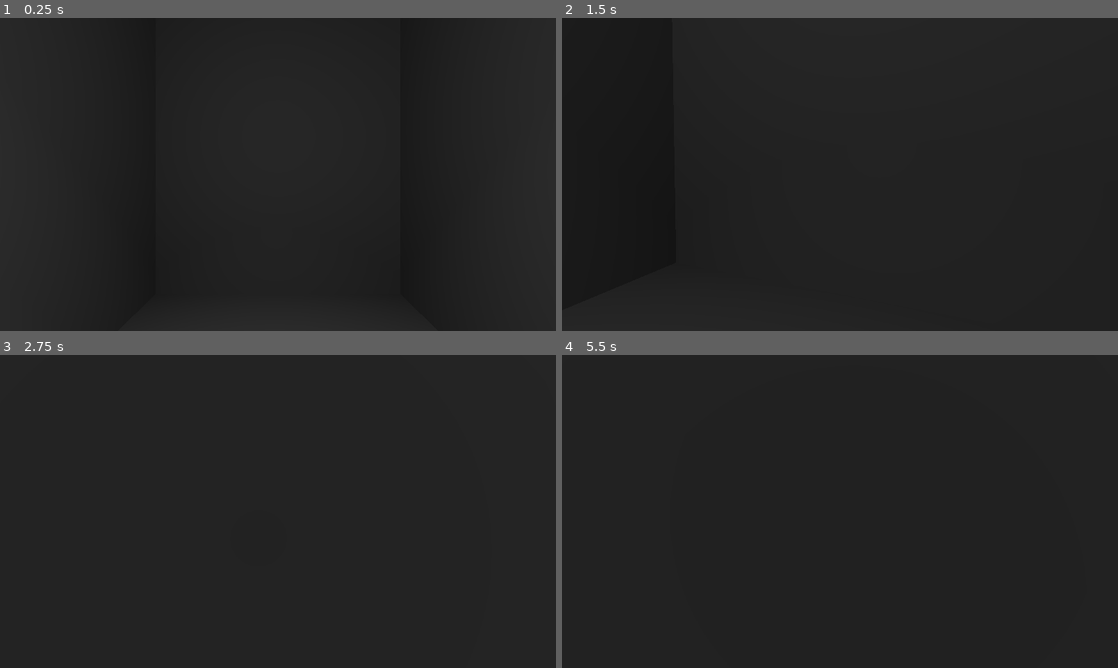
Above: before the commit, frames 1-4 (two rows, left to right).
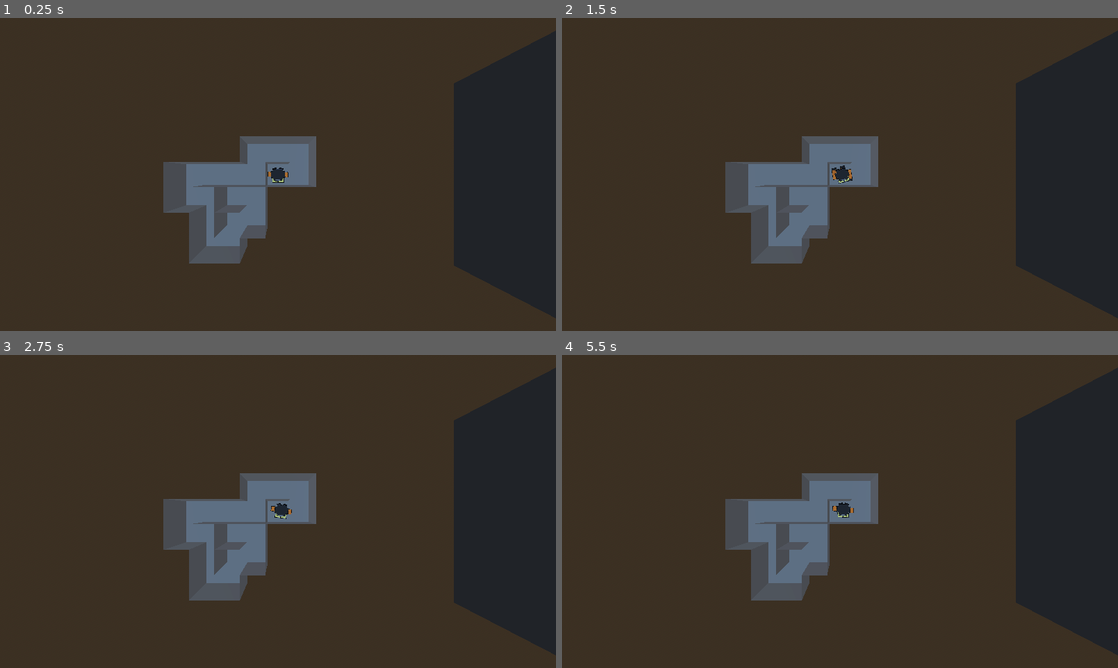
Above: after the commit, the same moments.

Repository: SavageMode123/Lethal-Company
Game: Godot game, scene res://main.tscn
Same seed, same stepped clock (60 frames per second), same inputs: the game is played once before the commit and once after it.
Inputs (mouse positions are in pixels of both pictures, inside the frame that each line leads up to):
- Up to frame 1 (0.25 s): no input
- Up to frame 2 (1.5 s): move the mouse to (867, 174) at 0.52 s; hold W (Forward) from 0.53 s (still down); tap C (Crouch) at 0.6 s; tap Space (Jump) at 0.77 s; tap Shift (Sprint) at 0.8, 1.35 s; move the mouse to (812, 174) at 1.27 s
- Up to frame 3 (2.75 s): keep holding W (Forward); tap Space (Jump) at 1.52 s; tap C (Crouch) at 1.55, 2.1 s; tap Enter at 2 s; move the mouse to (289, 505) at 2.02 s; tap Shift (Sprint) at 2.3 s
- Up to frame 4 (5.5 s): keep holding W (Forward); tap Space (Jump) at 2.75, 3.02, 3.77, 4.52, 5 s; move the mouse to (834, 517) at 2.77 s; tap E (Interact) at 2.85 s; tap C (Crouch) at 3.05, 4.35 s; tap Enter at 3.5 s; move the mouse to (878, 514) at 3.52 s; tap Shift (Sprint) at 3.6, 5.1 s; move the mouse to (795, 508) at 4.27 s; move the mouse to (845, 511) at 5.02 s

The runs differ from the first frame. In frame 1, 54% of the frame differs, in the area x 7-95%, y 0-100%; in frame 2, 59%; in frame 3, 26%; in frame 4, 78%, in the area x 0-100%, y 0-100%.

Commit message:
Started Procedural Generation

Diff:
--- a/Player.gd
+++ b/Player.gd
@@ -20,7 +20,7 @@
 
 func _ready() -> void:
 	Input.set_mouse_mode(Input.MOUSE_MODE_CAPTURED)
-	camera.set_current(true)
+	# camera.set_current(true)
 
 func _process(delta: float) -> void:
 	# Checking if Player is Moving
@@ -37,10 +37,9 @@
 		elif Input.get_mouse_mode() == Input.MOUSE_MODE_CAPTURED:
 				Input.set_mouse_mode(Input.MOUSE_MODE_VISIBLE)
 
-	var tween : Tween = create_tween().set_parallel(true)
-
 	# Sprinting
 	if Input.is_action_just_pressed("Sprint"):
+		var tween : Tween = create_tween().set_parallel(true)
 		sprinting = true
 		speed *= 1.25
 
@@ -48,6 +47,7 @@
 		tween.tween_property(camera, "fov", 90, 0.1)
 
 	elif Input.is_action_just_released("Sprint"):
+		var tween : Tween = create_tween().set_parallel(true)
 		sprinting = false
 		speed = 5
 
@@ -56,6 +56,7 @@
 
 	# Crouching
 	if Input.is_action_just_pressed("Crouch") and not crouching:
+		var tween : Tween = create_tween().set_parallel(true)
 		crouching = true
 		speed *= 0.75
 
@@ -65,6 +66,7 @@
 		tween.tween_property(self, "scale", Vector3(scale.x, scale.y-CROUCH_AMOUNT, scale.z), 0.1)
 
 	elif Input.is_action_just_pressed("Crouch") and crouching:
+		var tween : Tween = create_tween().set_parallel(true)
 		crouching = false
 		speed = 5
 
--- a/ProceduralGenerator.gd
+++ b/ProceduralGenerator.gd
@@ -1,12 +1,85 @@
 extends Node3D
 
-@export var hallway: StaticBody3D
+@export var Hallways: Node3D
+@export var Rooms: Node3D
+@export var Root: Node3D
+
+var rng: RandomNumberGenerator = RandomNumberGenerator.new()
 
 # Called when the node enters the scene tree for the first time.
 func _ready() -> void:
-	pass # Replace with function body.
+	generateMap(Vector3i(0, 0, 0))
 
 
 # Called every frame. 'delta' is the elapsed time since the previous frame.
-func _process(delta: float) -> void:
+func _process(_delta: float) -> void:
 	pass
+
+func generateMap(origin_chunk: Vector3i) -> void:
+	var chunk_pos: Array = [origin_chunk]
+	var cur_pos: Vector3i = origin_chunk
+	var cur_dir: Vector3i = Vector3i.FORWARD
+
+	for i in range(100):
+		var directions: Array[Vector3i] = [Vector3i.FORWARD, Vector3i.BACK, Vector3i.LEFT, Vector3i.RIGHT]
+		directions.shuffle()
+		cur_dir = directions.pop_front()
+
+		if cur_pos + cur_dir in chunk_pos:
+			continue
+
+		cur_pos += cur_dir
+		chunk_pos.append(cur_pos)
+
+	for index in range(len(chunk_pos)):
+		var object: Node3D = Hallways.get_node("V2").duplicate()
+		object.position = chunk_pos[index]
+		Root.call_deferred("add_child", object)
+
+		if index != 0:
+			var prev_pos: Vector3i = chunk_pos[index-1]
+			var dir: Vector3 = Vector3(prev_pos.x, prev_pos.y, prev_pos.z).direction_to(chunk_pos[index])
+
+			if dir == Vector3.BACK:
+				object.get_node("Wall").call_deferred("queue_free")
+			elif dir == Vector3.FORWARD:
+				object.get_node("Wall4").call_deferred("queue_free")
+			elif dir == Vector3.LEFT:
+				object.get_node("Wall2").call_deferred("queue_free")
+			elif dir == Vector3.RIGHT:
+				object.get_node("Wall3").call_deferred("queue_free")
+
+			print(dir)
+			# var result: Dictionary = send_raycast(prev_pos, chunk_pos[index])
+			# if result != {}:
+			# 	print(result.collider)
+			# 	result.collider.queue_free()
+
+
+		if index + 1 != len(chunk_pos):
+			var next_pos: Vector3i = chunk_pos[index+1]
+			var dir: Vector3 = Vector3(next_pos.x, next_pos.y, next_pos.z).direction_to(chunk_pos[index])
+
+			if dir == Vector3.BACK:
+				object.get_node("Wall").call_deferred("queue_free")
+			elif dir == Vector3.FORWARD:
+				object.get_node("Wall4").call_deferred("queue_free")
+			elif dir == Vector3.RIGHT:
+				object.get_node("Wall3").call_deferred("queue_free")
+			elif dir == Vector3.LEFT:
+				object.get_node("Wall2").call_deferred("queue_free")
+
+			print(dir)
+			# var result: Dictionary = send_raycast(chunk_pos[index], next_pos)
+			# if result != {}:
+			# 	print(result.collider)
+			# 	result.collider.queue_free()
+		# print(object.position)
+
+func send_raycast(from: Vector3i, to: Vector3i) -> Dictionary:
+	var space_state: PhysicsDirectSpaceState3D = get_world_3d().direct_space_state
+	var query: PhysicsRayQueryParameters3D= PhysicsRayQueryParameters3D.create(from, to, 1, [Root.get_node("Players").get_node("Player")])
+	query.collide_with_areas = true
+
+	var result: Dictionary = space_state.intersect_ray(query)
+	return result
--- a/main.tscn
+++ b/main.tscn
@@ -1,11 +1,24 @@
-[gd_scene load_steps=23 format=3 uid="uid://cmcut6gpk4u04"]
-
-[ext_resource type="PackedScene" uid="uid://dwl20mfyhkdyq" path="res://player.tscn" id="1_h55wo"]
+[gd_scene load_steps=38 format=3 uid="uid://cmcut6gpk4u04"]
+
+[ext_resource type="PackedScene" uid="uid://phecaduey8j4" path="res://player.tscn" id="1_h55wo"]
 [ext_resource type="Script" path="res://Elevator.gd" id="2_qana8"]
 [ext_resource type="Texture2D" uid="uid://blude7e8oag3j" path="res://low_poly_emergency_button/textures/Material.002_baseColor.png" id="3_m1li0"]
 [ext_resource type="Texture2D" uid="uid://g8d5s6ylm30t" path="res://low_poly_emergency_button/textures/Material.002_metallicRoughness.png" id="4_ftsml"]
 [ext_resource type="Texture2D" uid="uid://bf7y3q5plpayd" path="res://low_poly_emergency_button/textures/Material.002_normal.png" id="5_4k8ko"]
 [ext_resource type="Script" path="res://ProceduralGenerator.gd" id="6_x11xo"]
+
+[sub_resource type="ProceduralSkyMaterial" id="ProceduralSkyMaterial_p50nl"]
+sky_horizon_color = Color(0.64625, 0.65575, 0.67075, 1)
+ground_horizon_color = Color(0.64625, 0.65575, 0.67075, 1)
+
+[sub_resource type="Sky" id="Sky_0q70e"]
+sky_material = SubResource("ProceduralSkyMaterial_p50nl")
+
+[sub_resource type="Environment" id="Environment_by3nm"]
+background_mode = 2
+sky = SubResource("Sky_0q70e")
+tonemap_mode = 2
+glow_enabled = true
 
 [sub_resource type="BoxShape3D" id="BoxShape3D_r5elr"]
 
@@ -192,9 +205,54 @@
 blend_shape_mode = 0
 shadow_mesh = SubResource("ArrayMesh_sfp50")
 
+[sub_resource type="ConcavePolygonShape3D" id="ConcavePolygonShape3D_y1kjn"]
+data = PackedVector3Array(0.5, 0, 0.5, -0.5, 0, 0.5, 0.5, 0, -0.5, -0.5, 0, 0.5, -0.5, 0, -0.5, 0.5, 0, -0.5)
+
+[sub_resource type="BoxMesh" id="BoxMesh_2rwfc"]
+size = Vector3(1, 2.08165e-12, 1)
+
+[sub_resource type="ConcavePolygonShape3D" id="ConcavePolygonShape3D_30hr4"]
+data = PackedVector3Array(0.5, 0, 1, -0.5, 0, 1, 0.5, 0, -1, -0.5, 0, 1, -0.5, 0, -1, 0.5, 0, -1)
+
+[sub_resource type="BoxMesh" id="BoxMesh_ycm7w"]
+size = Vector3(1, 2.08165e-12, 2)
+
+[sub_resource type="ConcavePolygonShape3D" id="ConcavePolygonShape3D_jkkvb"]
+data = PackedVector3Array(0.5, 0, 1, -0.5, 0, 1, 0.5, 0, -1, -0.5, 0, 1, -0.5, 0, -1, 0.5, 0, -1)
+
+[sub_resource type="BoxMesh" id="BoxMesh_q16gt"]
+size = Vector3(1, 2.08165e-12, 2)
+
+[sub_resource type="ConcavePolygonShape3D" id="ConcavePolygonShape3D_bc64e"]
+data = PackedVector3Array(0.5, 0, 1, -0.5, 0, 1, 0.5, 0, -1, -0.5, 0, 1, -0.5, 0, -1, 0.5, 0, -1)
+
+[sub_resource type="BoxMesh" id="BoxMesh_12vcv"]
+size = Vector3(1, 2.08165e-12, 2)
+
+[sub_resource type="ConcavePolygonShape3D" id="ConcavePolygonShape3D_be3t4"]
+data = PackedVector3Array(0.5, 0, 1, -0.5, 0, 1, 0.5, 0, -1, -0.5, 0, 1, -0.5, 0, -1, 0.5, 0, -1)
+
+[sub_resource type="BoxMesh" id="BoxMesh_ned7l"]
+size = Vector3(1, 2.08165e-12, 2)
+
+[sub_resource type="ConcavePolygonShape3D" id="ConcavePolygonShape3D_sq1f3"]
+data = PackedVector3Array(0.5, 0, 0.5, -0.5, 0, 0.5, 0.5, 0, -0.5, -0.5, 0, 0.5, -0.5, 0, -0.5, 0.5, 0, -0.5)
+
+[sub_resource type="BoxMesh" id="BoxMesh_dy5gb"]
+size = Vector3(1, 2.08165e-12, 1)
+
 [node name="Main" type="Node3D"]
 
+[node name="WorldEnvironment" type="WorldEnvironment" parent="."]
+environment = SubResource("Environment_by3nm")
+
+[node name="Players" type="Node3D" parent="."]
+
+[node name="Player" parent="Players" instance=ExtResource("1_h55wo")]
+transform = Transform3D(1, 0, 0, 0, 1, 0, 0, 0, 1, 2.08165e-12, 2.08165e-12, 2.08165e-12)
+
 [node name="Elevator" type="Node3D" parent="." node_paths=PackedStringArray("Players")]
+transform = Transform3D(-1, 3.48787e-16, -8.74228e-08, 3.48787e-16, 1, -3.48787e-16, 8.74228e-08, -3.48787e-16, -1, 0, 0, 35.699)
 script = ExtResource("2_qana8")
 Players = NodePath("../Players")
 
@@ -305,92 +363,164 @@
 light_energy = 1.566
 omni_range = 11.626
 
-[node name="Hallway" type="Node3D" parent="."]
+[node name="ProceduralGenerator" type="Node3D" parent="." node_paths=PackedStringArray("Hallways", "Rooms", "Root")]
+script = ExtResource("6_x11xo")
+Hallways = NodePath("../Hallways")
+Rooms = NodePath("../Rooms")
+Root = NodePath("..")
+
+[node name="Rooms" type="Node3D" parent="."]
+
+[node name="Hallways" type="Node3D" parent="."]
+
+[node name="V1" type="Node3D" parent="Hallways"]
 transform = Transform3D(1, 0, 0, 0, 1, 0, 0, 0, 1, 11.2142, 0, 0)
 
-[node name="Floor" type="StaticBody3D" parent="Hallway"]
+[node name="Floor" type="StaticBody3D" parent="Hallways/V1"]
 transform = Transform3D(5.075, 0, 0, 0, 0.049, 0, 0, 0, 8.949, 2.08165e-12, 2.08165e-12, 2.08165e-12)
 
-[node name="CollisionShape3D" type="CollisionShape3D" parent="Hallway/Floor"]
-shape = SubResource("BoxShape3D_r5elr")
-
-[node name="MeshInstance3D" type="MeshInstance3D" parent="Hallway/Floor/CollisionShape3D"]
-mesh = SubResource("BoxMesh_wultg")
-
-[node name="Roof" type="StaticBody3D" parent="Hallway"]
+[node name="CollisionShape3D" type="CollisionShape3D" parent="Hallways/V1/Floor"]
+shape = SubResource("BoxShape3D_r5elr")
+
+[node name="MeshInstance3D" type="MeshInstance3D" parent="Hallways/V1/Floor/CollisionShape3D"]
+mesh = SubResource("BoxMesh_wultg")
+
+[node name="Roof" type="StaticBody3D" parent="Hallways/V1"]
 transform = Transform3D(5.075, 0, 0, 0, 0.049, 0, 0, 0, 8.949, 2.08165e-12, 8.9, 2.08165e-12)
 
-[node name="CollisionShape3D" type="CollisionShape3D" parent="Hallway/Roof"]
-shape = SubResource("BoxShape3D_r5elr")
-
-[node name="MeshInstance3D" type="MeshInstance3D" parent="Hallway/Roof/CollisionShape3D"]
-mesh = SubResource("BoxMesh_wultg")
-
-[node name="Connector" type="StaticBody3D" parent="Hallway"]
+[node name="CollisionShape3D" type="CollisionShape3D" parent="Hallways/V1/Roof"]
+shape = SubResource("BoxShape3D_r5elr")
+
+[node name="MeshInstance3D" type="MeshInstance3D" parent="Hallways/V1/Roof/CollisionShape3D"]
+mesh = SubResource("BoxMesh_wultg")
+
+[node name="Connector" type="StaticBody3D" parent="Hallways/V1"]
 transform = Transform3D(5.07462, 0, 0, 0, -2.13906e-09, 8.94905, 0, -0.0489359, -3.91175e-07, 2.08165e-12, 4.45, 4.48894)
 
-[node name="CollisionShape3D" type="CollisionShape3D" parent="Hallway/Connector"]
+[node name="CollisionShape3D" type="CollisionShape3D" parent="Hallways/V1/Connector"]
 visible = false
 shape = SubResource("BoxShape3D_r5elr")
 disabled = true
 
-[node name="MeshInstance3D" type="MeshInstance3D" parent="Hallway/Connector/CollisionShape3D"]
-mesh = SubResource("BoxMesh_wultg")
-
-[node name="Connector2" type="StaticBody3D" parent="Hallway"]
+[node name="MeshInstance3D" type="MeshInstance3D" parent="Hallways/V1/Connector/CollisionShape3D"]
+mesh = SubResource("BoxMesh_wultg")
+
+[node name="Connector2" type="StaticBody3D" parent="Hallways/V1"]
 transform = Transform3D(5.07462, -2.23668e-28, 1.78792e-33, 0, -2.13906e-09, -8.94905, 2.31942e-26, 0.0489359, -3.91175e-07, 2.08165e-12, 4.45, -4.46)
 
-[node name="CollisionShape3D" type="CollisionShape3D" parent="Hallway/Connector2"]
+[node name="CollisionShape3D" type="CollisionShape3D" parent="Hallways/V1/Connector2"]
 visible = false
 shape = SubResource("BoxShape3D_r5elr")
 disabled = true
 
-[node name="MeshInstance3D" type="MeshInstance3D" parent="Hallway/Connector2/CollisionShape3D"]
+[node name="MeshInstance3D" type="MeshInstance3D" parent="Hallways/V1/Connector2/CollisionShape3D"]
 transform = Transform3D(1, -7.92088e-21, 3.1594e-31, 7.92088e-21, 1, -6.07153e-18, -3.1594e-31, 6.07153e-18, 1, 0, 0, 0)
 mesh = SubResource("BoxMesh_wultg")
 
-[node name="Wall2" type="StaticBody3D" parent="Hallway"]
+[node name="Wall2" type="StaticBody3D" parent="Hallways/V1"]
 transform = Transform3D(-3.91173e-07, -0.049, -3.91173e-07, 0, -2.14186e-09, 8.949, -8.949, 2.14186e-09, 1.70987e-14, 2.538, 4.45, 2.08165e-12)
 
-[node name="CollisionShape3D" type="CollisionShape3D" parent="Hallway/Wall2"]
-shape = SubResource("BoxShape3D_r5elr")
-
-[node name="MeshInstance3D" type="MeshInstance3D" parent="Hallway/Wall2/CollisionShape3D"]
-mesh = SubResource("BoxMesh_wultg")
-
-[node name="Wall3" type="StaticBody3D" parent="Hallway"]
+[node name="CollisionShape3D" type="CollisionShape3D" parent="Hallways/V1/Wall2"]
+shape = SubResource("BoxShape3D_r5elr")
+
+[node name="MeshInstance3D" type="MeshInstance3D" parent="Hallways/V1/Wall2/CollisionShape3D"]
+mesh = SubResource("BoxMesh_wultg")
+
+[node name="Wall3" type="StaticBody3D" parent="Hallways/V1"]
 transform = Transform3D(-3.91173e-07, -0.049, -3.91173e-07, 0, -2.14186e-09, 8.949, -8.949, 2.14186e-09, 1.70987e-14, -2.538, 4.45, 2.08165e-12)
 
-[node name="CollisionShape3D" type="CollisionShape3D" parent="Hallway/Wall3"]
-shape = SubResource("BoxShape3D_r5elr")
-
-[node name="MeshInstance3D" type="MeshInstance3D" parent="Hallway/Wall3/CollisionShape3D"]
-mesh = SubResource("BoxMesh_wultg")
-
-[node name="Light" type="SpotLight3D" parent="Hallway"]
+[node name="CollisionShape3D" type="CollisionShape3D" parent="Hallways/V1/Wall3"]
+shape = SubResource("BoxShape3D_r5elr")
+
+[node name="MeshInstance3D" type="MeshInstance3D" parent="Hallways/V1/Wall3/CollisionShape3D"]
+mesh = SubResource("BoxMesh_wultg")
+
+[node name="Light" type="SpotLight3D" parent="Hallways/V1"]
 transform = Transform3D(1, -6.97574e-16, -1.5246e-23, -1.5246e-23, -4.37114e-08, 1, -6.97574e-16, -1, -4.37114e-08, -0.0820077, 8.54226, 0.280514)
 light_energy = 3.667
 spot_range = 22.686
 spot_angle = 33.41
 
-[node name="Light3" type="SpotLight3D" parent="Hallway"]
+[node name="Light3" type="SpotLight3D" parent="Hallways/V1"]
 transform = Transform3D(1, -6.97574e-16, -1.5246e-23, -1.5246e-23, -4.37114e-08, 1, -6.97574e-16, -1, -4.37114e-08, -1.97367, 5.16601, 0.280514)
 light_energy = 3.667
 spot_range = 22.686
 spot_angle = 33.41
 
-[node name="Light4" type="OmniLight3D" parent="Hallway"]
+[node name="Light4" type="OmniLight3D" parent="Hallways/V1"]
 transform = Transform3D(1, 0, 0, 0, 1, 0, 0, 0, 1, 0, 3.21818, 0)
 light_energy = 1.566
 omni_range = 11.626
 
-[node name="Players" type="Node3D" parent="."]
-
-[node name="Player" parent="Players" instance=ExtResource("1_h55wo")]
-transform = Transform3D(1, 0, 0, 0, 1, 0, 0, 0, 1, 0, 1.30365, 0)
+[node name="V2" type="Node3D" parent="Hallways"]
+transform = Transform3D(1, 0, 0, 0, 1, 0, 0, 0, 1, 10.5604, 2.08165e-12, 10.4317)
+
+[node name="Floor" type="StaticBody3D" parent="Hallways/V2"]
+
+[node name="CollisionShape3D" type="CollisionShape3D" parent="Hallways/V2/Floor"]
+shape = SubResource("ConcavePolygonShape3D_y1kjn")
+
+[node name="MeshInstance3D" type="MeshInstance3D" parent="Hallways/V2/Floor/CollisionShape3D"]
+transform = Transform3D(1, 0, 0, 0, 1, 0, 0, 0, 1, 2.08165e-12, 2.08165e-12, 2.08165e-12)
+mesh = SubResource("BoxMesh_2rwfc")
+skeleton = NodePath("../../..")
+
+[node name="Wall" type="StaticBody3D" parent="Hallways/V2"]
+transform = Transform3D(1, 0, -1.5246e-23, -1.5246e-23, -4.37114e-08, -1, 0, 1, -4.37114e-08, 2.08165e-12, 1, -0.5)
+
+[node name="CollisionShape3D" type="CollisionShape3D" parent="Hallways/V2/Wall"]
+shape = SubResource("ConcavePolygonShape3D_30hr4")
+
+[node name="Wall" type="MeshInstance3D" parent="Hallways/V2/Wall/CollisionShape3D"]
+transform = Transform3D(1, -5.43177e-38, -1.57772e-30, -4.70198e-38, 1, 0, 0, -9.47312e-16, 1, 0, 0, 0)
+mesh = SubResource("BoxMesh_ycm7w")
+skeleton = NodePath("../../..")
+
+[node name="Wall2" type="StaticBody3D" parent="Hallways/V2"]
+transform = Transform3D(-4.37114e-08, -1, -1.5246e-23, -4.37114e-08, 1.91069e-15, -1, 1, -4.37114e-08, -4.37114e-08, 0.5, 1, 0)
+
+[node name="CollisionShape3D" type="CollisionShape3D" parent="Hallways/V2/Wall2"]
+shape = SubResource("ConcavePolygonShape3D_jkkvb")
+
+[node name="Wall2" type="MeshInstance3D" parent="Hallways/V2/Wall2/CollisionShape3D"]
+transform = Transform3D(1, -3.55271e-15, -3.55271e-15, 0, 1, 5.72535e-23, 0, 5.72535e-23, 1, 0, 0, 0)
+mesh = SubResource("BoxMesh_q16gt")
+skeleton = NodePath("../../..")
+
+[node name="Wall3" type="StaticBody3D" parent="Hallways/V2"]
+transform = Transform3D(-4.37114e-08, 1, -4.37114e-08, -1.5246e-23, -4.37114e-08, -1, -1, -4.37114e-08, 1.91069e-15, -0.5, 1, 0)
+
+[node name="CollisionShape3D" type="CollisionShape3D" parent="Hallways/V2/Wall3"]
+shape = SubResource("ConcavePolygonShape3D_bc64e")
+
+[node name="Wall3" type="MeshInstance3D" parent="Hallways/V2/Wall3/CollisionShape3D"]
+transform = Transform3D(1, -3.55271e-15, 0, 3.55271e-15, 1, 3.55271e-15, 0, -8.35188e-23, 1, 0, 0, 0)
+mesh = SubResource("BoxMesh_12vcv")
+skeleton = NodePath("../../..")
+
+[node name="Wall4" type="StaticBody3D" parent="Hallways/V2"]
+transform = Transform3D(-1, -8.74228e-08, 3.82137e-15, -1.5246e-23, -4.37114e-08, -1, 8.74228e-08, -1, 4.37114e-08, 2.08165e-12, 1, 0.5)
+
+[node name="CollisionShape3D" type="CollisionShape3D" parent="Hallways/V2/Wall4"]
+shape = SubResource("ConcavePolygonShape3D_be3t4")
+
+[node name="Wall4" type="MeshInstance3D" parent="Hallways/V2/Wall4/CollisionShape3D"]
+transform = Transform3D(1, -9.00005e-15, 1.5785e-24, 3.78925e-15, 1, 1.89462e-15, 1.99238e-22, -4.50003e-15, 1, 0, 0, 0)
+mesh = SubResource("BoxMesh_ned7l")
+skeleton = NodePath("../../..")
+
+[node name="Roof" type="StaticBody3D" parent="Hallways/V2"]
+transform = Transform3D(-1, 8.74228e-08, 3.48787e-16, -8.74228e-08, -1, -3.48787e-16, 3.48787e-16, -3.48787e-16, 1, 2.08165e-12, 2, 0)
+visible = false
+
+[node name="CollisionShape3D" type="CollisionShape3D" parent="Hallways/V2/Roof"]
+shape = SubResource("ConcavePolygonShape3D_sq1f3")
+
+[node name="Roof" type="MeshInstance3D" parent="Hallways/V2/Roof/CollisionShape3D"]
+transform = Transform3D(1, -1.21652e-31, 0, -1.21652e-31, 1, 0, 0, 0, 1, 0, 0, 0)
+mesh = SubResource("BoxMesh_dy5gb")
+skeleton = NodePath("../../..")
 
 [node name="Camera3D" type="Camera3D" parent="."]
-transform = Transform3D(-4.37114e-08, 3.48787e-16, 1, 3.48787e-16, 1, -3.48787e-16, -1, 3.48787e-16, -4.37114e-08, 1.89978, 1.07424, 0)
-
-[node name="ProceduralGenerator" type="Node3D" parent="."]
-script = ExtResource("6_x11xo")
+transform = Transform3D(1, -6.97574e-16, -1.5246e-23, -1.5246e-23, -4.37114e-08, 1, -6.97574e-16, -1, -4.37114e-08, 2.08165e-12, 10, 2.08165e-12)
+current = true
--- a/player.tscn
+++ b/player.tscn
@@ -1,11 +1,7 @@
-[gd_scene load_steps=7 format=3 uid="uid://dwl20mfyhkdyq"]
+[gd_scene load_steps=5 format=3 uid="uid://phecaduey8j4"]
 
 [ext_resource type="Script" path="res://Player.gd" id="1_5c3k4"]
 [ext_resource type="PackedScene" uid="uid://c05cdv073jpda" path="res://employee.tscn" id="3_pn4p7"]
-
-[sub_resource type="CapsuleShape3D" id="CapsuleShape3D_nuarl"]
-
-[sub_resource type="CapsuleMesh" id="CapsuleMesh_kh256"]
 
 [sub_resource type="BoxShape3D" id="BoxShape3D_ycu3w"]
 size = Vector3(1, 1.75, 0.75)
@@ -16,14 +12,6 @@
 [node name="Player" type="CharacterBody3D" node_paths=PackedStringArray("camera")]
 script = ExtResource("1_5c3k4")
 camera = NodePath("Camera")
-
-[node name="CapsuleHitbox" type="CollisionShape3D" parent="."]
-visible = false
-shape = SubResource("CapsuleShape3D_nuarl")
-disabled = true
-
-[node name="MeshInstance3D" type="MeshInstance3D" parent="CapsuleHitbox"]
-mesh = SubResource("CapsuleMesh_kh256")
 
 [node name="Camera" type="Camera3D" parent="."]
 transform = Transform3D(2.39234, 0, 0, 0, 2.39234, 0, 0, 0, 2.39234, 2.08165e-12, 1.5, -0.25)
--- a/project.godot
+++ b/project.godot
@@ -18,6 +18,10 @@
 [display]
 
 window/stretch/mode="canvas_items"
+
+[editor_plugins]
+
+enabled=PackedStringArray()
 
 [input]
 
Not shown, changed: .DS_Store
Not shown, changed: .gitignore
